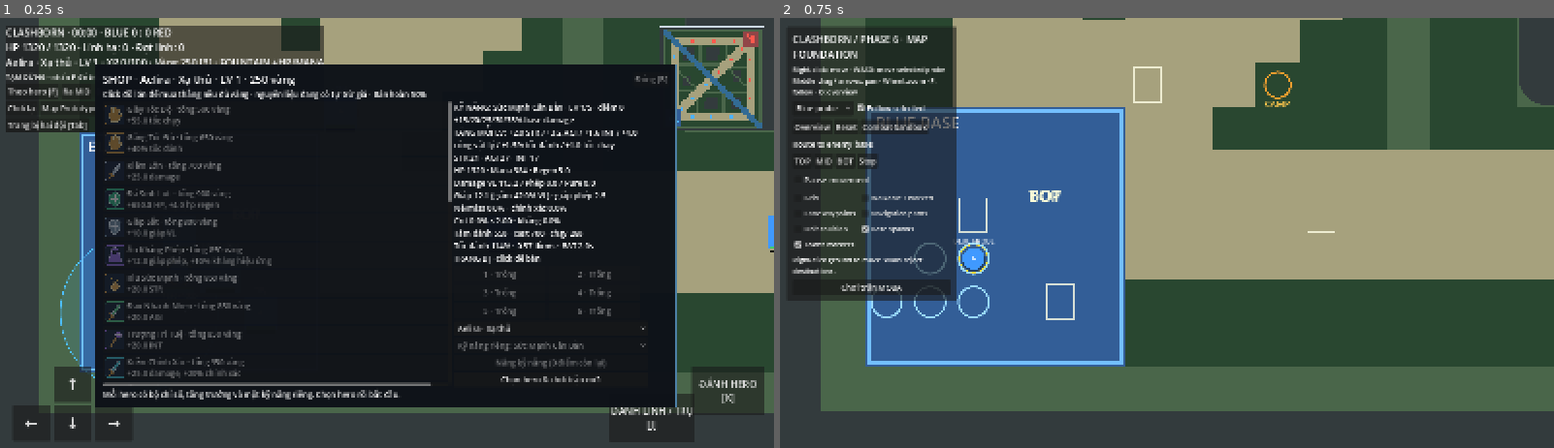
Above: before the commit, frames 1-2 (left to right).
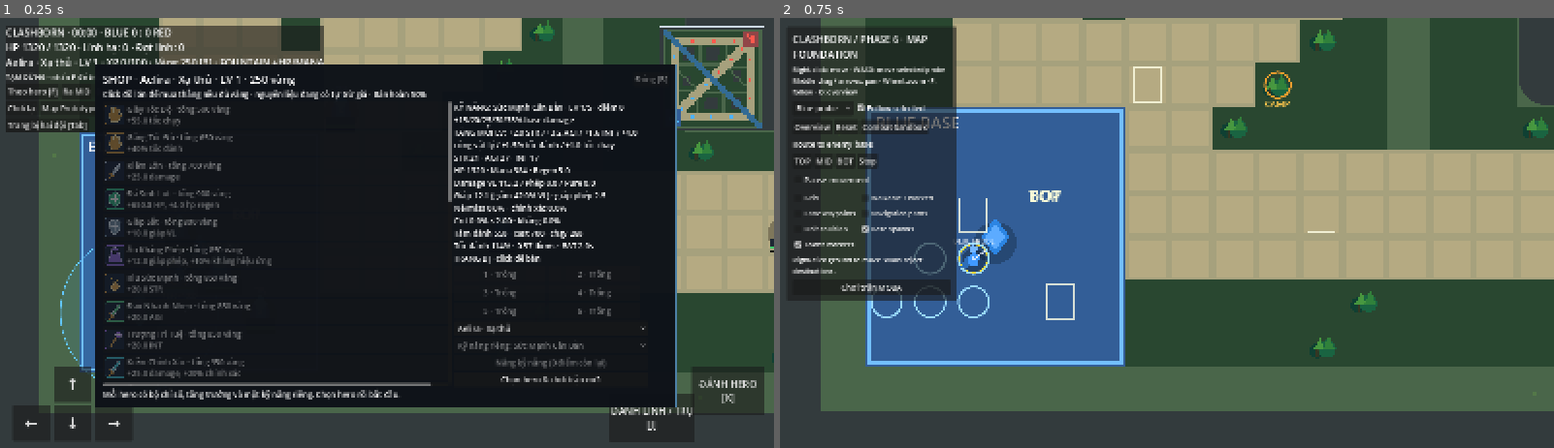
Above: after the commit, the same moments.

Repository: langhoangtien/clash-born
Game: Godot game, scene res://scenes/match/moba_match.tscn
Same seed, same stepped clock (60 frames per second), same inputs: the game is played once before the commit and once after it.
Inputs:
- Up to frame 1 (0.25 s): no input
- Up to frame 2 (0.75 s): click "Map Prototype" at 0.5 s

The runs differ from the first frame. In frame 1, 0.3% of the frame differs, in the area x 64-100%, y 0-81%; in frame 2, 1.1%, in the area x 23-100%, y 2-79%.

Commit message:
feat: add flat vector combat slice

Diff:
--- a/scripts/map/map_world.gd
+++ b/scripts/map/map_world.gd
@@ -115,13 +115,24 @@
 				draw_rect(rect, ground_color)
 			else:
 				draw_rect(rect, terrain.get("color", Color.MAGENTA))
+			if terrain_name == "Lane":
+				draw_rect(rect.grow(-10), Color(0.82, 0.73, 0.55, 0.36))
+			elif terrain_name == "Jungle" and ((x * 17 + y * 31) % 7 == 0):
+				_draw_jungle_patch(rect, x, y)
+			elif terrain_name == "Ground / passage" and ((x * 13 + y * 19) % 23 == 0):
+				draw_circle(rect.get_center() + Vector2(-12, 14), 7, Color(0.35, 0.52, 0.28, 0.6))
 			if terrain_name == "River":
 				river_total += x + 0.5
 				river_count += 1
 			if walkability_overlay:
 				draw_rect(rect.grow(-6), Color(0.3, 1, 0.4, 0.12) if layout.is_walkable(cell) else Color(1, 0.2, 0.15, 0.65), false, 4)
 		if river_count > 0: river_points.append(Vector2(river_total / river_count * tile, (y + 0.5) * tile))
-	if river_points.size() > 1: draw_polyline(river_points, river_color, tile * 1.4, true)
+	if river_points.size() > 1:
+		for point in river_points: draw_circle(point, tile * 0.74, Color(0.12, 0.45, 0.72, 0.92))
+		draw_polyline(river_points, river_color.lightened(0.18), tile * 1.18, true)
+		for index in range(0, river_points.size(), 3):
+			var point := river_points[index]
+			draw_line(point + Vector2(-tile * 0.28, -6), point + Vector2(tile * 0.18, -6), Color(0.55, 0.88, 0.96, 0.45), 5, true)
 	var wall_color: Color = layout.terrain_definitions.get("#", {}).get("color", Color(0.20, 0.23, 0.24))
 	for bounds in _interior_wall_bounds():
 		var wall_style := StyleBoxFlat.new()
@@ -139,6 +150,7 @@
 		var rect := Rect2(Vector2(area.position) * tile, Vector2(area.size) * tile)
 		draw_rect(rect.grow(-12), Color(0.45, 0.75, 1) if index == 0 else Color(1, 0.5, 0.5), false, 8)
 		_label("BLUE BASE" if index == 0 else "RED BASE", rect.position + Vector2(30, 65), Color.WHITE, 48)
+		_draw_base_badge(rect.get_center(), Color(0.18, 0.58, 1.0) if index == 0 else Color(1.0, 0.28, 0.3))
 	for lane in ["TOP", "MID", "BOT"]:
 		var points := layout.route(lane, 0)
 		if points.is_empty(): continue
@@ -166,3 +178,16 @@
 			var points := PackedVector2Array([unit.position])
 			points.append_array(unit.path.slice(unit.path_index))
 			if points.size() > 1: draw_polyline(points, unit.view.visual_data.team_color.lightened(0.4), 5, true)
+
+func _draw_jungle_patch(rect: Rect2, x: int, y: int) -> void:
+	var center := rect.get_center() + Vector2(float((x * 11) % 17 - 8), float((y * 7) % 13 - 6))
+	draw_circle(center + Vector2(-18, 10), 22, Color(0.05, 0.25, 0.2, 0.92))
+	draw_circle(center + Vector2(12, 5), 26, Color(0.10, 0.40, 0.26, 0.95))
+	draw_colored_polygon(PackedVector2Array([center + Vector2(-28, 8), center + Vector2(-8, -30), center + Vector2(5, 8)]), Color(0.30, 0.62, 0.25, 0.9))
+	draw_colored_polygon(PackedVector2Array([center + Vector2(0, 8), center + Vector2(17, -35), center + Vector2(35, 8)]), Color(0.20, 0.52, 0.23, 0.9))
+	draw_line(center + Vector2(-17, 8), center + Vector2(-17, 30), Color(0.25, 0.20, 0.12, 0.8), 7, true)
+
+func _draw_base_badge(center: Vector2, color: Color) -> void:
+	draw_circle(center + Vector2(0, 18), 62, Color(0.03, 0.08, 0.12, 0.3))
+	draw_colored_polygon(PackedVector2Array([center + Vector2(0, -58), center + Vector2(43, 0), center + Vector2(0, 58), center + Vector2(-43, 0)]), Color(color, 0.8))
+	draw_colored_polygon(PackedVector2Array([center + Vector2(0, -39), center + Vector2(28, 0), center + Vector2(0, 39), center + Vector2(-28, 0)]), color.lightened(0.22))
--- a/scripts/match/fountain_view.gd
+++ b/scripts/match/fountain_view.gd
@@ -6,6 +6,19 @@
 	for team in range(2):
 		var center := layout.fountain_point(team)
 		var color := Color(0.3, 0.75, 1) if team == 0 else Color(1, 0.4, 0.45)
-		draw_circle(center, settings.fountain_radius, Color(color, 0.12))
-		draw_arc(center, settings.fountain_radius, 0, TAU, 64, color, 3, true)
+		draw_circle(center, settings.fountain_radius, Color(color, 0.10))
+		draw_arc(center, settings.fountain_radius, 0, TAU, 64, color.lightened(0.12), 3, true)
+		draw_circle(center + Vector2(0, 18), 88, Color(0.03, 0.08, 0.12, 0.28))
+		draw_colored_polygon(PackedVector2Array([
+		center + Vector2(-72, 22), center + Vector2(72, 22),
+		center + Vector2(48, 66), center + Vector2(-48, 66)
+	]), Color(0.12, 0.16, 0.22, 0.95))
+		draw_colored_polygon(PackedVector2Array([
+		center + Vector2(0, -78), center + Vector2(48, 5),
+		center + Vector2(0, 44), center + Vector2(-48, 5)
+	]), color.darkened(0.1))
+		draw_colored_polygon(PackedVector2Array([
+		center + Vector2(0, -54), center + Vector2(27, 5),
+		center + Vector2(0, 27), center + Vector2(-27, 5)
+	]), color.lightened(0.2))
 		draw_string(ThemeDB.fallback_font, center + Vector2(-65, -settings.fountain_radius - 12), "FOUNTAIN", HORIZONTAL_ALIGNMENT_LEFT, -1, 22, color)
--- a/scripts/units/combat_unit.gd
+++ b/scripts/units/combat_unit.gd
@@ -76,7 +76,7 @@
 	var color := visual_data.team_color if runtime.alive else Color(0.3, 0.32, 0.34)
 	if damage_flash > 0 and runtime.alive: color = color.lightened(0.3)
 	draw_circle(Vector2(0, 5), radius + 3, Color(0, 0, 0, 0.3))
-	if structure_visual: draw_rect(Rect2(Vector2.ONE * -radius, Vector2.ONE * radius * 2), color)
+	if structure_visual: _draw_structure(radius, color)
 	elif siege_visual:
 		draw_rect(Rect2(Vector2(-radius, -radius * 0.6), Vector2(radius * 2, radius * 1.2)), color)
 		for x in [-0.65, 0.65]: draw_circle(Vector2(radius * x, radius * 0.65), radius * 0.3, Color(0.15, 0.12, 0.1))
@@ -84,7 +84,7 @@
 		draw_circle(Vector2(radius * 0.5, -radius * 0.8), radius * 0.25, Color(0.65, 0.65, 0.65))
 	elif compact_visual and runtime.stats.ranged_attacks:
 		draw_colored_polygon(PackedVector2Array([Vector2(0, -radius), Vector2(radius, 0), Vector2(0, radius), Vector2(-radius, 0)]), color)
-	else: draw_circle(Vector2.ZERO, radius, color)
+	else: _draw_hero(radius, color)
 	if compact_visual and not siege_visual:
 		if runtime.stats.ranged_attacks:
 			draw_arc(Vector2.ZERO, radius * 0.65, -PI / 2, PI / 2, 12, Color.WHITE, 2, true)
@@ -108,3 +108,40 @@
 	var width := 50.0 if compact_visual else 90.0
 	draw_rect(Rect2(Vector2(-width / 2, y), Vector2(width, 8)), Color(0.02, 0.03, 0.04))
 	draw_rect(Rect2(Vector2(-width / 2, y), Vector2(width * clampf(ratio, 0, 1), 8)), color)
+
+func _draw_hero(radius: float, color: Color) -> void:
+	# Small flat-vector silhouette: cape, body, head and weapon remain legible
+	# at the match camera zoom without requiring sprite textures.
+	var facing := -1.0 if color.r > color.b else 1.0
+	draw_colored_polygon(PackedVector2Array([
+		Vector2(-radius * 0.75, -radius * 0.15),
+		Vector2(-radius * 1.2, radius * 0.9),
+		Vector2(radius * 0.15, radius * 0.62),
+		Vector2(radius * 0.42, -radius * 0.35)
+	]), color.darkened(0.28))
+	draw_colored_polygon(PackedVector2Array([
+		Vector2(-radius * 0.36, radius * 0.62),
+		Vector2(radius * 0.38, radius * 0.62),
+		Vector2(radius * 0.58, -radius * 0.15),
+		Vector2(0, -radius * 0.66),
+		Vector2(-radius * 0.58, -radius * 0.15)
+	]), color)
+	draw_circle(Vector2(0, -radius * 0.88), radius * 0.34, color.lightened(0.28))
+	draw_line(Vector2(facing * radius * 0.24, -radius * 0.1), Vector2(facing * radius * 1.05, -radius * 0.7), Color(0.92, 0.95, 1.0), maxf(3.0, radius * 0.12), true)
+	draw_line(Vector2(facing * radius * 0.75, -radius * 0.78), Vector2(facing * radius * 1.1, -radius * 0.52), Color(0.55, 0.72, 0.9), maxf(2.0, radius * 0.08), true)
+
+func _draw_structure(radius: float, color: Color) -> void:
+	var is_core := visual_data != null and visual_data.display_name.find("NHÀ") >= 0
+	var base_width := radius * (2.2 if is_core else 1.8)
+	var base_height := radius * (0.72 if is_core else 0.6)
+	draw_rect(Rect2(Vector2(-base_width * 0.5, radius * 0.35), Vector2(base_width, base_height)), Color(0.10, 0.14, 0.19, 0.95))
+	draw_colored_polygon(PackedVector2Array([
+		Vector2(-radius * 0.62, radius * 0.35), Vector2(-radius * 0.45, -radius * 0.6),
+		Vector2(radius * 0.45, -radius * 0.6), Vector2(radius * 0.62, radius * 0.35)
+	]), color.darkened(0.18))
+	draw_rect(Rect2(Vector2(-radius * 0.3, -radius * 0.42), Vector2(radius * 0.6, radius * 0.72)), color.lightened(0.06))
+	var crystal := radius * (0.58 if is_core else 0.42)
+	draw_colored_polygon(PackedVector2Array([
+		Vector2(0, -radius * 1.16), Vector2(crystal, -radius * 0.56),
+		Vector2(0, -radius * 0.08), Vector2(-crystal, -radius * 0.56)
+	]), Color(0.45, 0.9, 1.0) if color.b > color.r else Color(1.0, 0.5, 0.42))
Not shown, changed: docs/phase6_map.md
